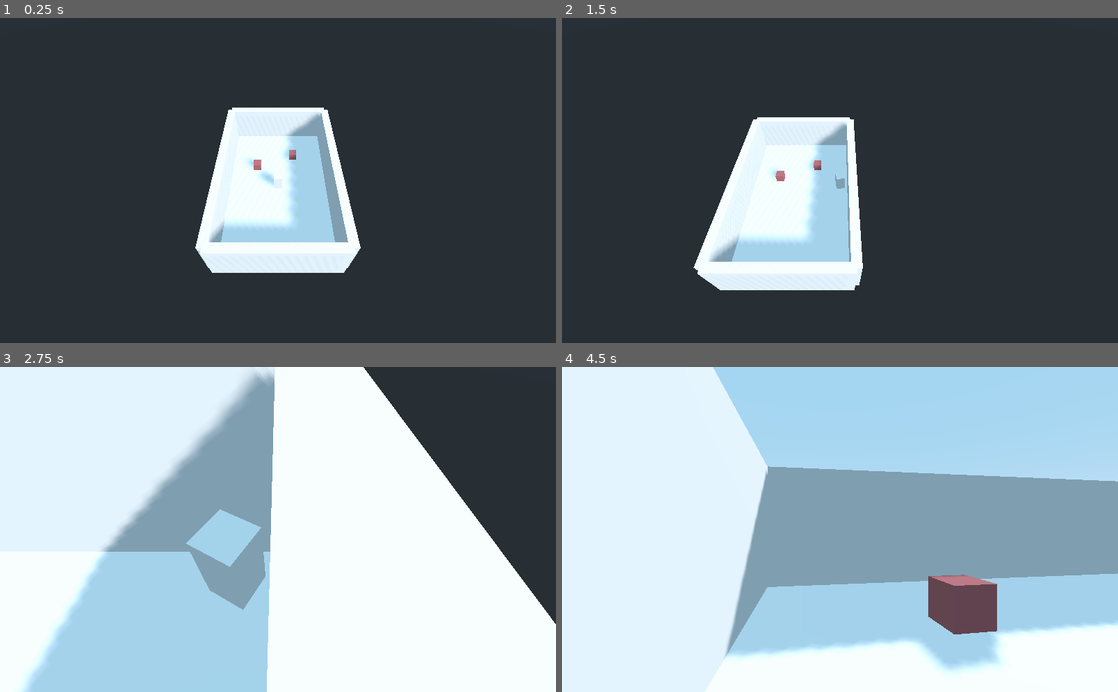
Above: before the commit, frames 1-4 (two rows, left to right).
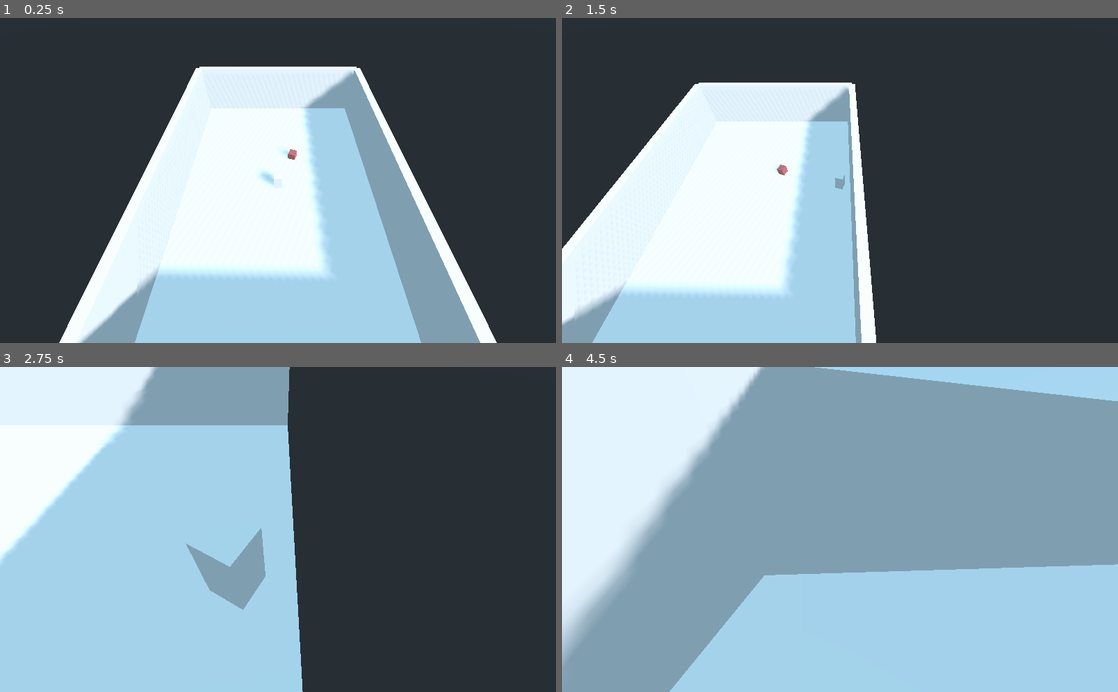
Above: after the commit, the same moments.

Repository: dam7lc/DGen-godot
Game: Godot game, scene res://Main.tscn
Same seed, same stepped clock (60 frames per second), same inputs: the game is played once before the commit and once after it.
Inputs (mouse positions are in pixels of both pictures, inside the frame that each line leads up to):
- Up to frame 1 (0.25 s): no input
- Up to frame 2 (1.5 s): tap Enter at 0.5 s; move the mouse to (962, 164) at 0.52 s; hold D (strafe_right) 0.53-1.28 s; hold V (change_camera) 0.53-1.28 s; tap Space (jump) at 0.77 s; move the mouse to (812, 180) at 1.27 s; hold W (forward) from 1.28 s (still down); tap V (change_camera) at 1.35 s
- Up to frame 3 (2.75 s): tap Space (jump) at 1.52 s; move the mouse to (333, 458) at 2.02 s; release W (forward) at 2.03 s; hold D (strafe_right) from 2.03 s (still down); hold V (change_camera) from 2.03 s (still down)
- Up to frame 4 (4.5 s): tap Space (jump) at 2.75, 3.02, 3.77 s; move the mouse to (834, 536) at 2.77 s; release D (strafe_right) at 2.78 s; release V (change_camera) at 2.78 s; hold W (forward) from 2.78 s (still down); tap V (change_camera) at 2.85, 4.35 s; move the mouse to (878, 532) at 3.52 s; hold V (change_camera) 3.53-4.28 s; move the mouse to (795, 526) at 4.27 s

The runs differ from the first frame. In frame 1, 39% of the frame differs, in the area x 10-90%, y 14-100%; in frame 2, 29%; in frame 3, 59%, in the area x 0-100%, y 0-100%; in frame 4, 53%.

Commit message:
Tarea 6 de Gallo

Diff:
--- a/Godot3.2.3/Main.tscn
+++ b/Godot3.2.3/Main.tscn
@@ -1,9 +1,12 @@
-[gd_scene load_steps=8 format=2]
+[gd_scene load_steps=10 format=2]
 
 [ext_resource path="res://Unit.obj" type="ArrayMesh" id=1]
 [ext_resource path="res://Player.gd" type="Script" id=2]
 [ext_resource path="res://StartRoom.gd" type="Script" id=3]
+[ext_resource path="res://Torretilla.gd" type="Script" id=4]
 [ext_resource path="res://objects_spatial_material.tres" type="Material" id=5]
+
+[sub_resource type="BoxShape" id=4]
 
 [sub_resource type="BoxShape" id=1]
 
@@ -12,6 +15,18 @@
 [sub_resource type="BoxShape" id=3]
 
 [node name="Spatial" type="Spatial"]
+
+[node name="Torretilla" type="StaticBody" parent="."]
+transform = Transform( 1, 0, 0, 0, 1, 0, 0, 0, 1, 2.106, -0.002, -5.344 )
+script = ExtResource( 4 )
+
+[node name="Unit2" type="MeshInstance" parent="Torretilla"]
+mesh = ExtResource( 1 )
+material/0 = ExtResource( 5 )
+
+[node name="CollisionShape" type="CollisionShape" parent="Torretilla"]
+transform = Transform( 0.5, 0, 0, 0, 0.5, 0, 0, 0, 0.5, 0, 0, 0 )
+shape = SubResource( 4 )
 
 [node name="Player" type="KinematicBody" parent="."]
 transform = Transform( 1, 0, 0, 0, 1, 0, 0, 0, 1, 0, -0.419696, 0 )
@@ -35,16 +50,6 @@
 skeleton = NodePath("")
 material/0 = null
 
-[node name="Unit2" type="MeshInstance" parent="."]
-transform = Transform( 1, 0, 0, 0, 1, 0, 0, 0, 1, 2.10619, -0.00192976, -5.344 )
-mesh = ExtResource( 1 )
-material/0 = ExtResource( 5 )
-
-[node name="Unit3" type="MeshInstance" parent="."]
-transform = Transform( 1, 0, 0, 0, 1, 0, 0, 0, 1, -2.85379, 0.0785482, -3.2038 )
-mesh = ExtResource( 1 )
-material/0 = ExtResource( 5 )
-
 [node name="DirectionalLight" type="DirectionalLight" parent="."]
 transform = Transform( 0.553488, 0.569219, 0.607981, -0.804192, 0.175394, 0.567901, 0.216624, -0.80326, 0.55484, -0.0972924, 0.0785482, 0.273808 )
 shadow_enabled = true
@@ -57,8 +62,8 @@
 transform = Transform( 25, 0, 0, 0, 0.5, 0, 0, 0, 25, 0, 0, 0 )
 shape = SubResource( 2 )
 
-[node name="StaticBody" type="StaticBody" parent="."]
+[node name="mouseTrackAuxCollision" type="StaticBody" parent="."]
 
-[node name="CollisionShape" type="CollisionShape" parent="StaticBody"]
+[node name="CollisionShape" type="CollisionShape" parent="mouseTrackAuxCollision"]
 transform = Transform( 100, 0, 0, 0, 0.5, 0, 0, 0, 100, 0, -1, 0 )
 shape = SubResource( 3 )
--- a/Godot3.2.3/Player.gd
+++ b/Godot3.2.3/Player.gd
@@ -14,8 +14,8 @@
 # var b = "text"
 const GRAVITY = -24.8
 var vel = Vector3()
-const MAX_SPEED = 20
-const JUMP_SPEED = 10
+const MAX_SPEED = 15
+const JUMP_SPEED = 12
 const ACCEL = 4.5
 var dir = Vector3()
 
--- a/Godot3.2.3/StartRoom.gd
+++ b/Godot3.2.3/StartRoom.gd
@@ -3,6 +3,7 @@
 var floor_collision
 var room_x
 var room_z
+const room_y = 10
 var paredes = Array()
 var paredes_colisiones = Array()
 var paredes_meshes = Array()
@@ -24,9 +25,9 @@
 	surface_material = load("res://base_spatial_material.tres")
 	#Set floor size
 	randomize()
-	room_x = rand_range(10,30)
+	room_x = rand_range(20,50)
 	randomize()
-	room_z = rand_range(10,30)
+	room_z = rand_range(20,50)
 	floor_collision.scale.x = room_x/2
 	floor_collision.scale.z = room_z/2
 
@@ -58,39 +59,39 @@
 	#Transform wall0(up)
 	#Transform mesh
 	paredes[0].get_child(1).scale.x = room_x
-	paredes[0].get_child(1).scale.y = 5
+	paredes[0].get_child(1).scale.y = room_y
 	#Transform Collision
 	paredes[0].get_child(0).scale.x = room_x/2
-	paredes[0].get_child(0).scale.y = 5
+	paredes[0].get_child(0).scale.y = room_y
 	#move wall0
 	paredes[0].global_translate(Vector3(0,2.5,-room_z/2))
 
 	#Transform wall1(left)
 	#Transform mesh
 	paredes[1].get_child(1).scale.z = room_z
-	paredes[1].get_child(1).scale.y = 5.0
+	paredes[1].get_child(1).scale.y = room_y
 	#Transform Collision
 	paredes[1].get_child(0).scale.z = room_z/2
-	paredes[1].get_child(0).scale.y = 5
+	paredes[1].get_child(0).scale.y = room_y
 	#Move wall 1
 	paredes[1].global_translate(Vector3(-room_x/2,2.5,0))
 
 	#Transform wall2(right)
 	#Transform mesh
 	paredes[2].get_child(1).scale.z = room_z
-	paredes[2].get_child(1).scale.y = 5.0
+	paredes[2].get_child(1).scale.y = room_y
 	#Transform Collision
 	paredes[2].get_child(0).scale.z = room_z/2
-	paredes[2].get_child(0).scale.y = 5
+	paredes[2].get_child(0).scale.y = room_y
 	#Move wall 2
 	paredes[2].global_translate(Vector3(room_x/2,2.5,0))
 
 	#Transform wall3(down)
 	paredes[3].get_child(1).scale.x = room_x
-	paredes[3].get_child(1).scale.y = 5
+	paredes[3].get_child(1).scale.y = room_y
 	#Transform Collision
 	paredes[3].get_child(0).scale.x = room_x/2
-	paredes[3].get_child(0).scale.y = 5
+	paredes[3].get_child(0).scale.y = room_y
 	#Move wall 2
 	paredes[3].global_translate(Vector3(0,2.5,room_z/2))
 
--- /dev/null
+++ b/Godot3.2.3/Torretilla.gd
@@ -0,0 +1,31 @@
+extends StaticBody
+
+var shootTime = 5.0
+var prevShootTime = 0
+var actualTime = 0
+var unit_mesh
+func _ready():
+	unit_mesh = load("res://Unit.obj")
+
+
+
+func _process(delta):
+	actualTime+=delta
+	look_at(get_parent().get_node("Player").get_translation(), Vector3(0,1,0))
+	if actualTime-prevShootTime >= shootTime:
+		shoot()
+		prevShootTime = actualTime
+
+
+func shoot():
+	var projectile = KinematicBody.new()
+	var projectileMesh = MeshInstance.new()
+	projectileMesh.set_mesh(unit_mesh)
+	var projectileCollision = CollisionShape.new()
+	projectileCollision.set_shape(BoxShape.new())
+	projectile.add_child(projectileMesh)
+	projectile.add_child(projectileCollision)
+	projectile.set_script(load("res://projectile.gd"))
+	projectile.set_rotation(get_rotation())
+	projectile.set_translation(get_translation()+(-get_transform().basis.z*2))
+	get_parent().add_child(projectile)
--- /dev/null
+++ b/Godot3.2.3/projectile.gd
@@ -0,0 +1,16 @@
+extends KinematicBody
+const speed = 15.0
+
+# Declare member variables here. Examples:
+# var a = 2
+# var b = "text"
+
+
+# Called when the node enters the scene tree for the first time.
+func _ready():
+	pass # Replace with function body.
+
+
+# Called every frame. 'delta' is the elapsed time since the previous frame.
+func _physics_process(delta):
+	move_and_slide(-get_transform().basis.z * speed, get_transform().basis.y, false)
Not shown, added: Tarea6.cpp
